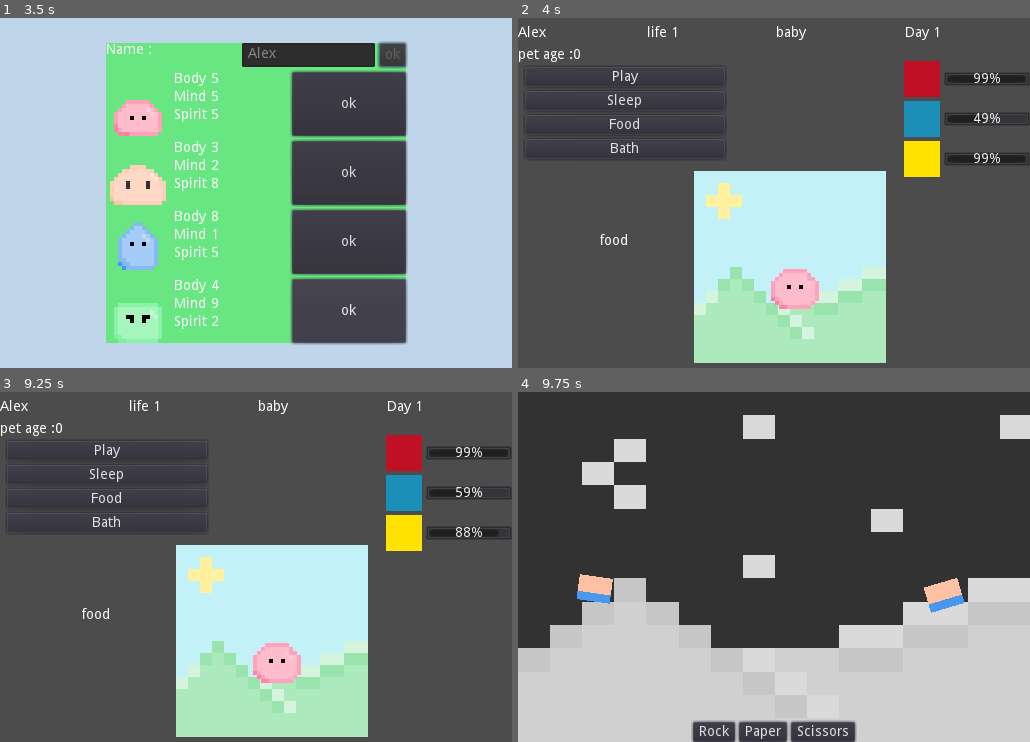
Above: before the commit, frames 1-4 (two rows, left to right).
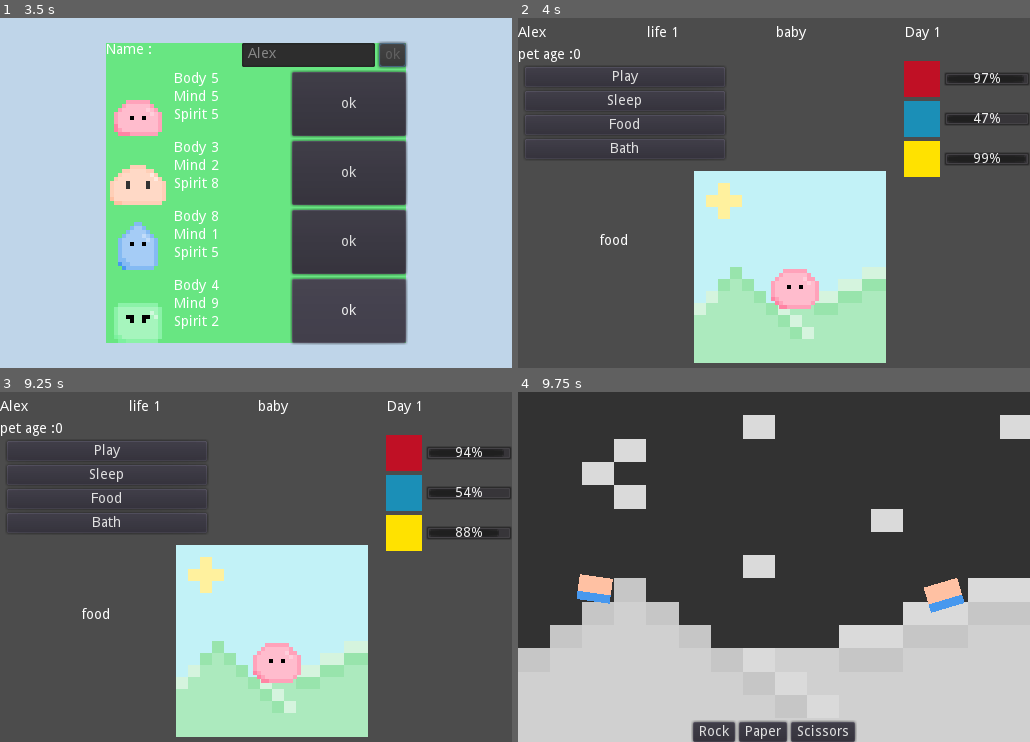
Above: after the commit, the same moments.

Repository: Hackerspace-IFUSP/VirtualPet
Game: Godot game, scene res://Title/Title.tscn
Two runs of this game, one before a commit and one after it. Both use one fixed random seed, a clock stepped at 60 frames per second and the inputs below.
Inputs (mouse positions are in pixels of both pictures, inside the frame that each line leads up to):
- Up to frame 1 (3.5 s): click (256, 193) at 0.5 s; click (307, 193) at 1.27 s; type "Alex" at 1.35 s; click (256, 193) at 2 s; click "ok" at 2.75 s
- Up to frame 2 (4 s): click "ok" at 3.5 s
- Up to frame 3 (9.25 s): click "Play" at 4.25 s; click "Rock" at 5 s; move the mouse to (368, 549) at 5.77 s; move the mouse to (153, 584) at 6.52 s; move the mouse to (307, 490) at 7.27 s; move the mouse to (230, 637) at 8.02 s; move the mouse to (409, 619) at 8.77 s
- Up to frame 4 (9.75 s): click "Play" at 9.5 s

Frame 1 is identical in both runs. In frame 2, less than 0.1% of the frame differs, in the area x 90-92%, y 15-30%; in frame 3, less than 0.1%, in the area x 90-99%, y 15-30%; in frame 4, nothing differs.

Commit message:
more gameplay

Diff:
--- a/VirtualPet/Game/MainGame.gd
+++ b/VirtualPet/Game/MainGame.gd
@@ -29,10 +29,10 @@
 	GameState.Energy-=.02
 	$UI/Control/Stats/Energy/EnergyBar.value = GameState.Energy
 
-	GameState.Happines-=.01
+	GameState.Happines-=.1
 	$UI/Control/Stats/Happines/HappyBar.value = GameState.Happines
 
-	GameState.Health-=.01
+	GameState.Health-=.1
 	$UI/Control/Stats/Healt/HealtBar.value = GameState.Health
 
 
@@ -114,6 +114,7 @@
 
 func _on_PlayerPet_died():
 	$PlayerPet.died()
+	$Timer.stop()
 	#$PlayerPet/DeathTimer.start()
 	#get_tree().change_scene("res://Game/Respawn.tscn")
 
--- a/VirtualPet/Game/MainGame.tscn
+++ b/VirtualPet/Game/MainGame.tscn
@@ -186,6 +186,7 @@
 
 [node name="PlayerPet" parent="." instance=ExtResource( 2 )]
 animation = "pink_baby"
+frame = 0
 
 [node name="Timer" type="Timer" parent="."]
 autostart = true
--- a/VirtualPet/Game/Respawn.gd
+++ b/VirtualPet/Game/Respawn.gd
@@ -6,4 +6,4 @@
 	$Popup.popup_centered()
 	GameState.Happines = 100
 	GameState.Health = 100
-	GameState.Energy
+	GameState.Energy = 100
